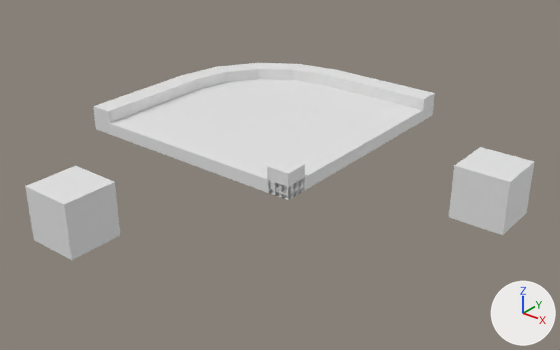
One commit to the glTF model static/block/curve/1.glb: the scene before it, then after it.
One viewpoint serves both versions: a camera (50 mm lens) standing at (9.64, -11.64, 6.09) and looking at (1.57, -1.55, -0.17). Lighting does not change. The marker at lower right points along +X, +Y and +Z. Where no turn or scale is listed for an object, it has been applied to the vertices.

Names of what the first picture shows: 'cap', 'slab', 'slot', 'slot.001', 'wall'.
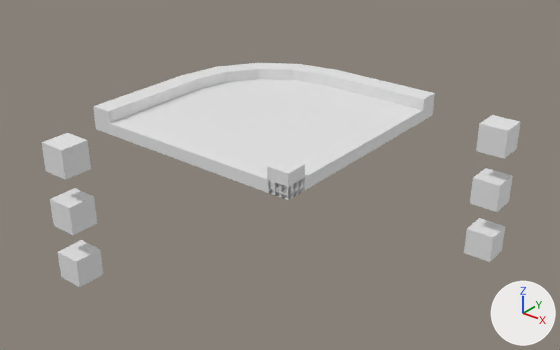
What the commit changed:
Mesh me_cube_005 is new.
It is a box spanning x -0.25..0.25, y -0.25..0.25, z -0.25..0.25.
Object 'slot.001' (ob_slot_001) is rescaled from (1.0, 1.0, 1.0) to (0.5, 0.5, 0.5).
Object 'slot' (ob_slot) is rescaled from (1.0, 1.0, 1.0) to (0.5, 0.5, 0.5).
Object 'slot.005' (ob_slot_005) is new; it shows me_cube_005.
Its location is (0.0, -5.0, -1.0).
Object 'slot.004' (ob_slot_004) is new; it shows a copy of me_cube_005.
Its location is (0.0, -5.0, 1.0).
Object 'slot.003' (ob_slot_003) is new; it shows a copy of me_cube_005.
Its location is (5.0, 0.0, -1.0).
Object 'slot.002' (ob_slot_002) is new; it shows a copy of me_cube_005.
Its location is (5.0, 0.0, 1.0).

Where the change shows, as pixel boxes [x1, y1, x2, y2] in the pictures (560 x 350 px):
'slot.001', rescaled (50% narrower, 49% shorter): before [25, 166, 120, 260]; after [50, 188, 97, 235]
'slot', rescaled (49% narrower, 49% shorter): before [449, 147, 534, 235]; after [470, 168, 513, 212]
'slot.004', added: after [42, 133, 91, 180]
'slot.005', added: after [58, 240, 103, 287]
'slot.002', added: after [476, 115, 520, 159]
'slot.003', added: after [464, 218, 505, 262]
